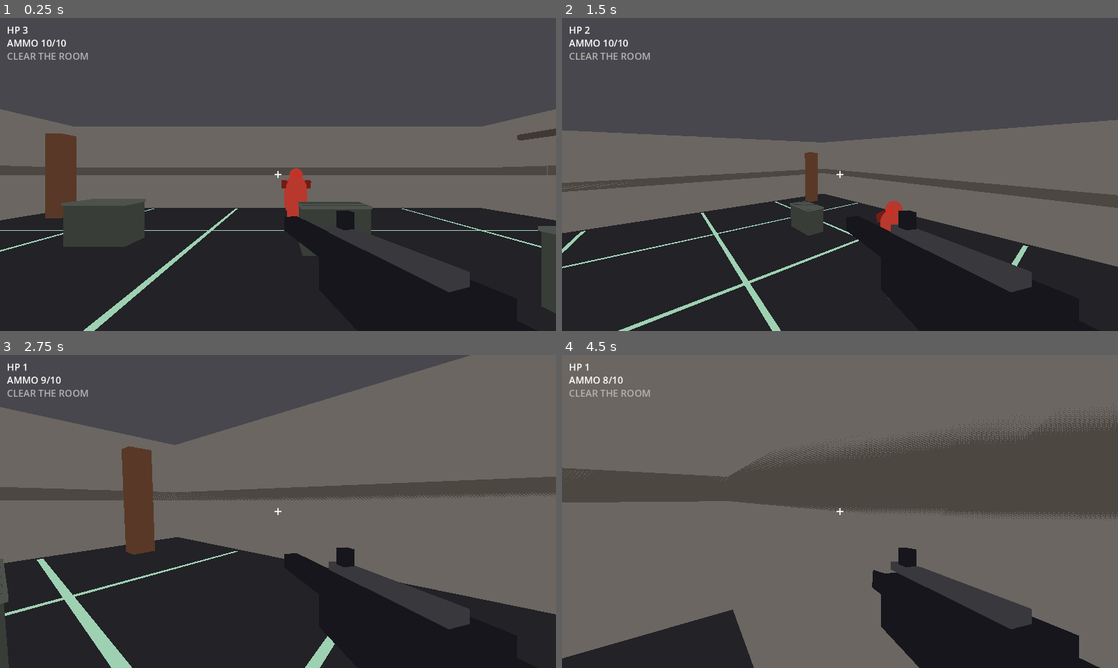
Above: before the commit, frames 1-4 (two rows, left to right).
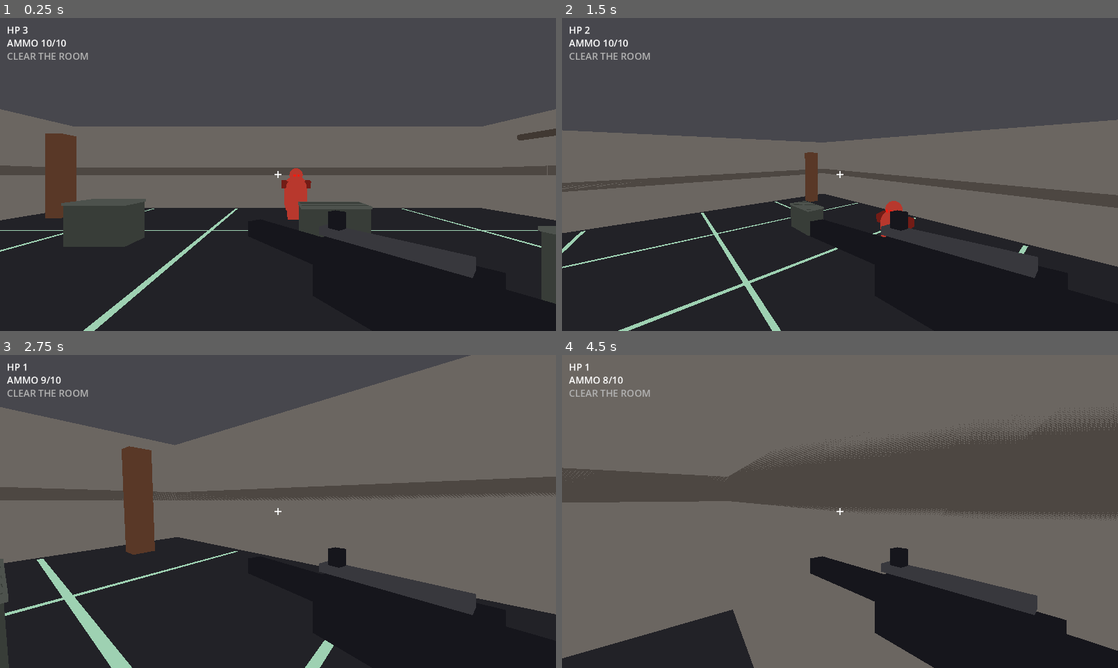
Above: after the commit, the same moments.

Repository: zachmofo/fps-studio
Game: Godot game, scene res://scenes/main.tscn
Two runs of this game, one before a commit and one after it. Both use one fixed random seed, a clock stepped at 60 frames per second and the inputs below.
Inputs (mouse positions are in pixels of both pictures, inside the frame that each line leads up to):
- Up to frame 1 (0.25 s): no input
- Up to frame 2 (1.5 s): move the mouse to (962, 158) at 0.52 s; press the mouse at (962, 158) at 0.53 s; hold D (move_right) 0.53-1.28 s; tap Space (jump) at 0.77 s; move the mouse to (812, 174) at 1.27 s; release the mouse at (812, 174) at 1.28 s; hold W (move_forward) from 1.28 s (still down); tap Shift (sprint) at 1.35 s
- Up to frame 3 (2.75 s): keep holding W (move_forward); tap Space (jump) at 1.52 s; move the mouse to (289, 505) at 2.02 s; press the mouse at (289, 505) at 2.03 s
- Up to frame 4 (4.5 s): keep holding W (move_forward); move the mouse to (834, 517) at 2.77 s; release the mouse at (834, 517) at 2.78 s; tap Shift (sprint) at 2.85, 4.35 s; tap Space (jump) at 3.02, 3.77 s; move the mouse to (878, 514) at 3.52 s; press the mouse at (878, 514) at 3.53 s; move the mouse to (795, 508) at 4.27 s; release the mouse at (795, 508) at 4.28 s

The runs differ from the first frame. In frame 1, 1.3% of the frame differs, in the area x 44-100%, y 61-95%; in frame 2, 1.2%; in frame 3, 1.4%; in frame 4, 3.4%, in the area x 44-100%, y 61-100%.

Commit message:
I-15F tip fix: barrel tip ~9% left of HUD center

Diff:
--- a/scenes/player.tscn
+++ b/scenes/player.tscn
@@ -65,7 +65,7 @@
 fov = 75.0
 
 [node name="Rifle" type="Node3D" parent="Camera3D"]
-transform = Transform3D(0.951, 0, 0.309, 0, 1, 0, -0.309, 0, 0.951, 0.20, -0.22, -0.38)
+transform = Transform3D(0.766, 0, 0.643, 0, 1, 0, -0.643, 0, 0.766, 0.22, -0.22, -0.40)
 
 [node name="Receiver" type="MeshInstance3D" parent="Camera3D/Rifle"]
 cast_shadow = 0
